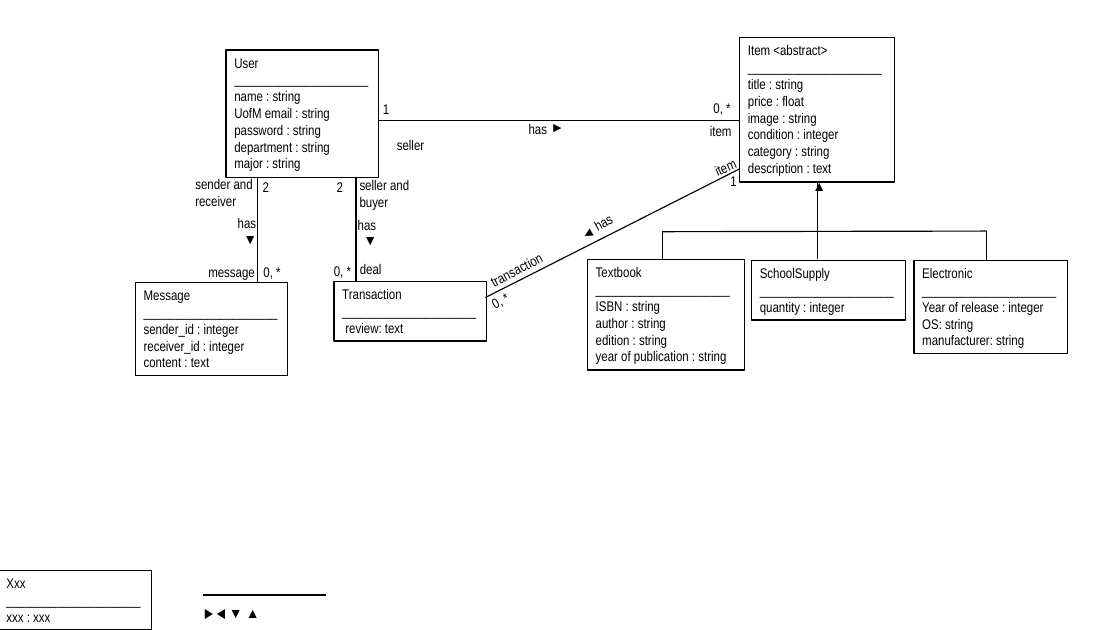
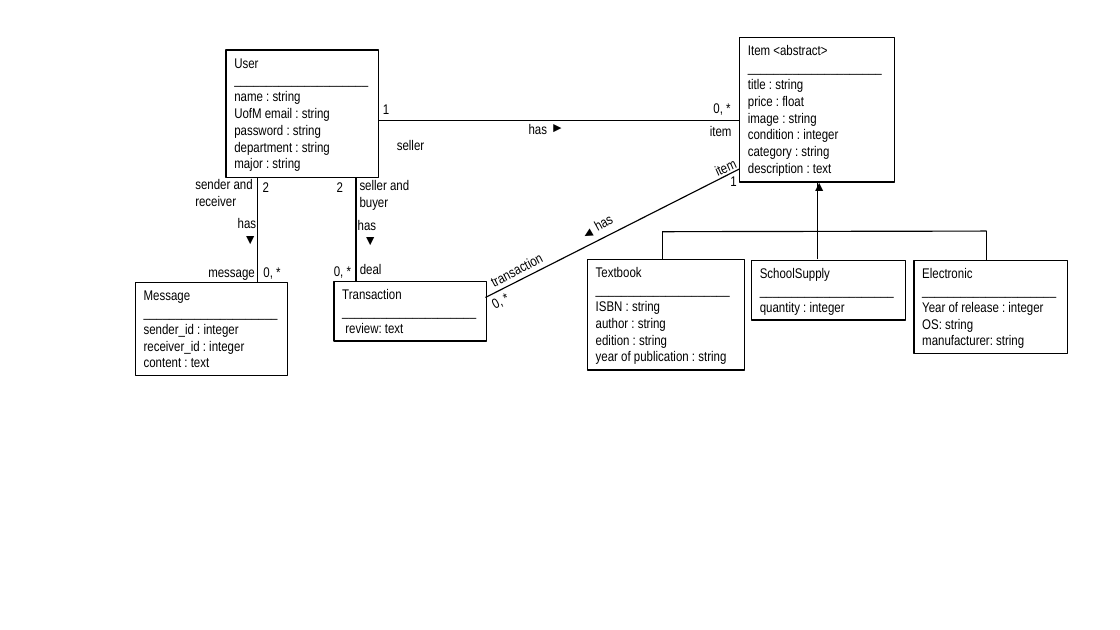
Before and after one commit to byllynho/SellBackMart, a slide deck: slide 1 of docs/model_design/model_design_v1.0_0324.pptx (slide 2 before the commit). Drawn at 1120x630 pixels with LibreOffice and Linux fonts; fonts in the diff are those of the drawing. Boxes give left, top, right and bottom in pixels: in the first picture for what was removed or moved away, otherwise in the second. Text is boxed around its words. In the diff, an @@ line names an element or a change of style, - is before the commit and + after.

```diff
--- a/docs/model_design/model_design_v1.0_0324.pptx
+++ b/docs/model_design/model_design_v1.0_0324.pptx
@@ rectangle removed at (0, 571, 152, 630) @@
-Xxx
-_____________________
-xxx : xxx
@@ line removed from (326, 595) to (203, 595) @@
@@ text removed at (196, 601, 275, 626) @@
-▶︎ ◀︎ ▼ ▲
```
Also in this commit, not shown: 1 slide removed, 3 other files.
